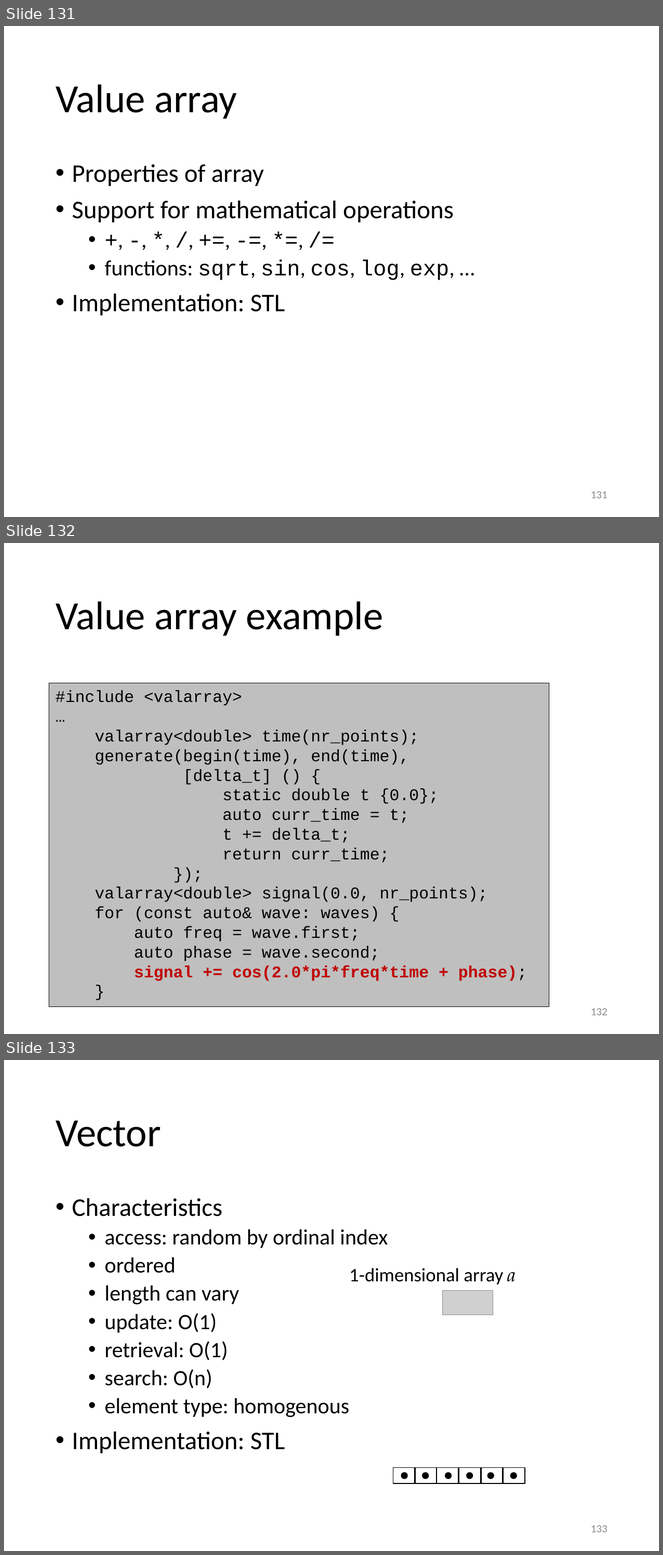
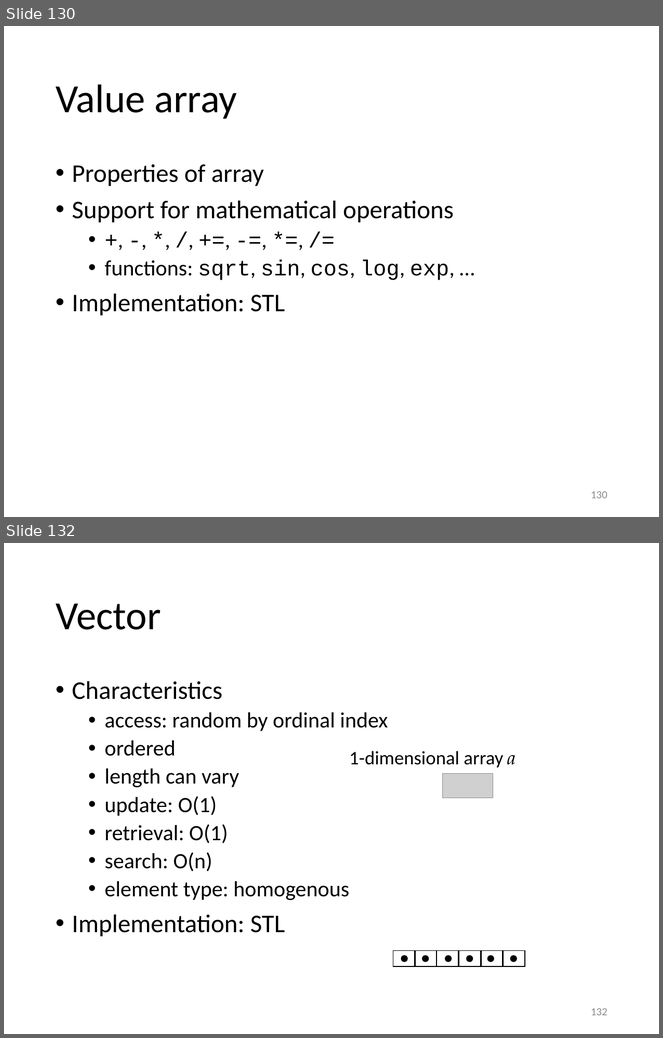
Before and after one commit to gjbex/training-material, a slide deck: CPlusPlus/scientific_cpp.pptx. Shown one above the other, each under a label of ours: slides 131, 132 and 133 before the commit, slides 130 and 132 after it; the slides between them are not shown. The pictures are 663x1555 and 663x1038 pixels, drawn with LibreOffice and Linux fonts; fonts in the diff are those of the drawing; grey boxes stand for pictures. Boxes give left, top, right and bottom in pixels: in the first picture for what was removed or moved away, otherwise in the second. Text is boxed around its words. In the diff, an @@ line names an element or a change of style, - is before the commit and + after.

```diff
--- a/CPlusPlus/scientific_cpp.pptx
+++ b/CPlusPlus/scientific_cpp.pptx
@@ slide 132 removed at <box>4,543,659,1034</box>, background #FFFFFF @@
@@ title removed at <box>55,601,384,636</box> @@
-Value array example
@@ rectangle removed at <box>49,683,549,1007</box> @@
-#include <valarray>
-…
-valarray<double> time(nr_points);
-generate(begin(time), end(time),
-[delta_t] () {
-static double t {0.0};
-auto curr_time = t;
-t += delta_t;
-return curr_time;
-});
-valarray<double> signal(0.0, nr_points);
-for (const auto& wave: waves) {
-auto freq = wave.first;
-auto phase = wave.second;
-signal += cos(2.0*pi*freq*time + phase);
-}
@@ page number removed at <box>591,1008,608,1016</box> @@
-132
@@ what was slide 131 is now slide 130 @@
@@ page number at <box>591,491,608,499</box>: text changed @@
-131
+130
@@ what was slide 133 is now slide 132 @@
@@ page number at <box>591,1008,608,1016</box>: text changed @@
-133
+132
```
Also in this commit, not shown: 6 slides changed, 1 slide added, 10 other slides removed.
